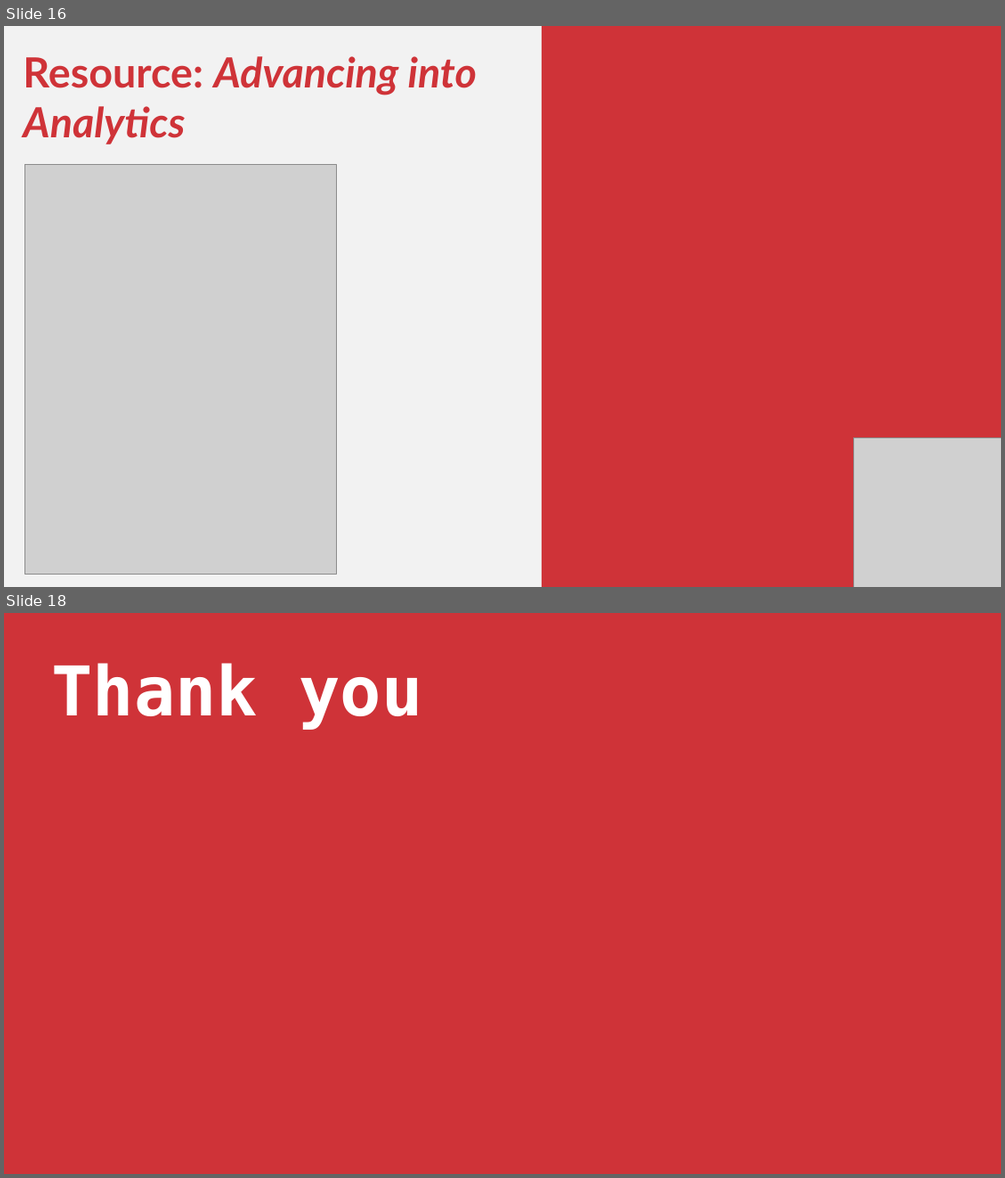
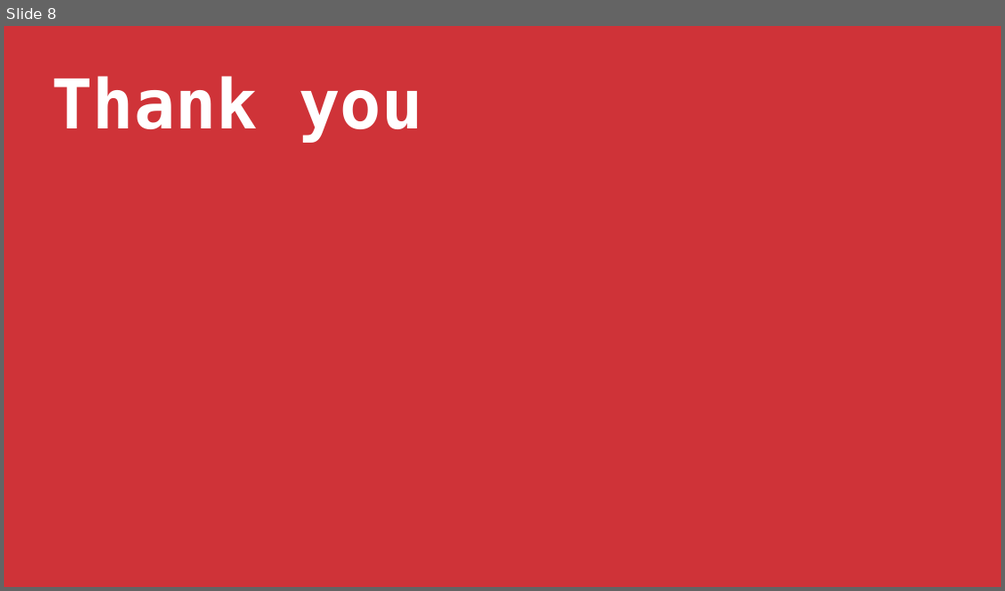
Before and after one commit to stringfestdata/first-steps-power-automate, a slide deck: first-steps-power-automate.pptx. Shown one above the other, each under a label of ours: slides 16 and 18 before the commit, slide 8 after it; the slides between them are not shown. The pictures are 1005x1178 and 1005x591 pixels, drawn with LibreOffice and Linux fonts; fonts in the diff are those of the drawing; grey boxes stand for pictures. Boxes give left, top, right and bottom in pixels: in the first picture for what was removed or moved away, otherwise in the second. Text is boxed around its words. In the diff, an @@ line names an element or a change of style, - is before the commit and + after.

```diff
--- a/first-steps-power-automate.pptx
+++ b/first-steps-power-automate.pptx
@@ slide 16 removed at (4,26,1001,587), background #F2F2F2 @@
@@ rectangle removed at (542,26,1001,587) @@
@@ text removed at (23,56,477,144) @@
-Resource: Advancing into Analytics
@@ picture removed at (25,165,337,573) @@
@@ picture removed at (853,437,1001,587) @@
@@ what was slide 18 is now slide 8 @@
```
Also in this commit, not shown: 2 slides changed, 3 slides added, 12 other slides removed.
